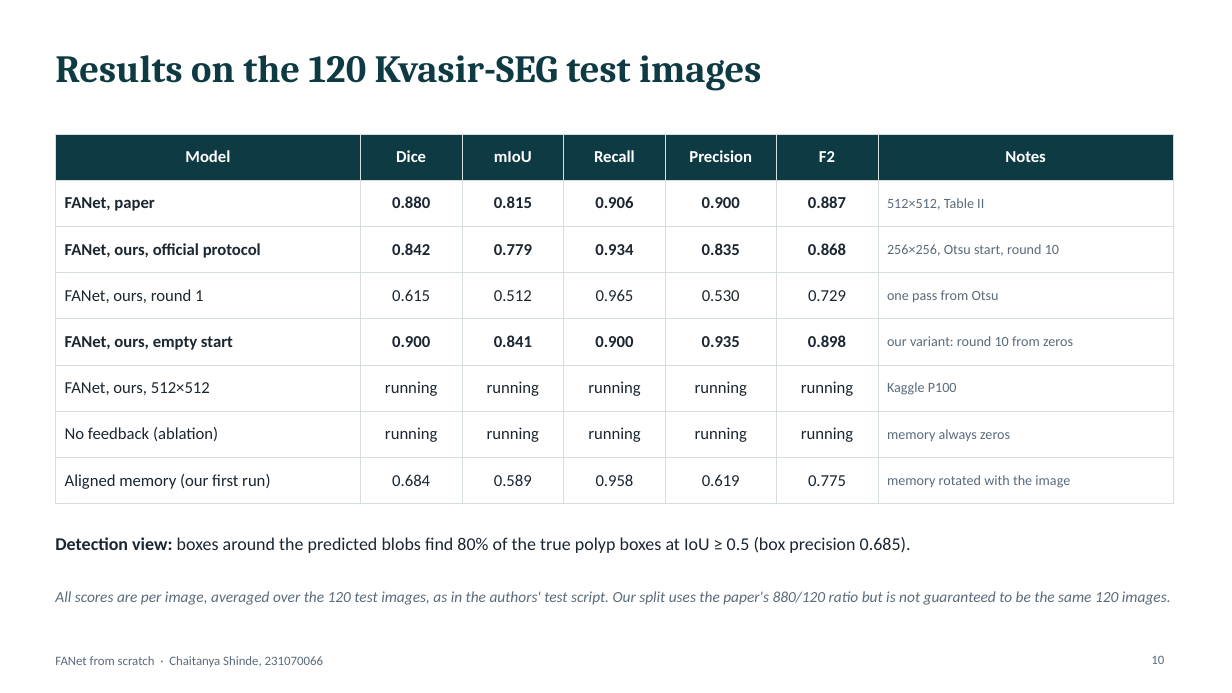
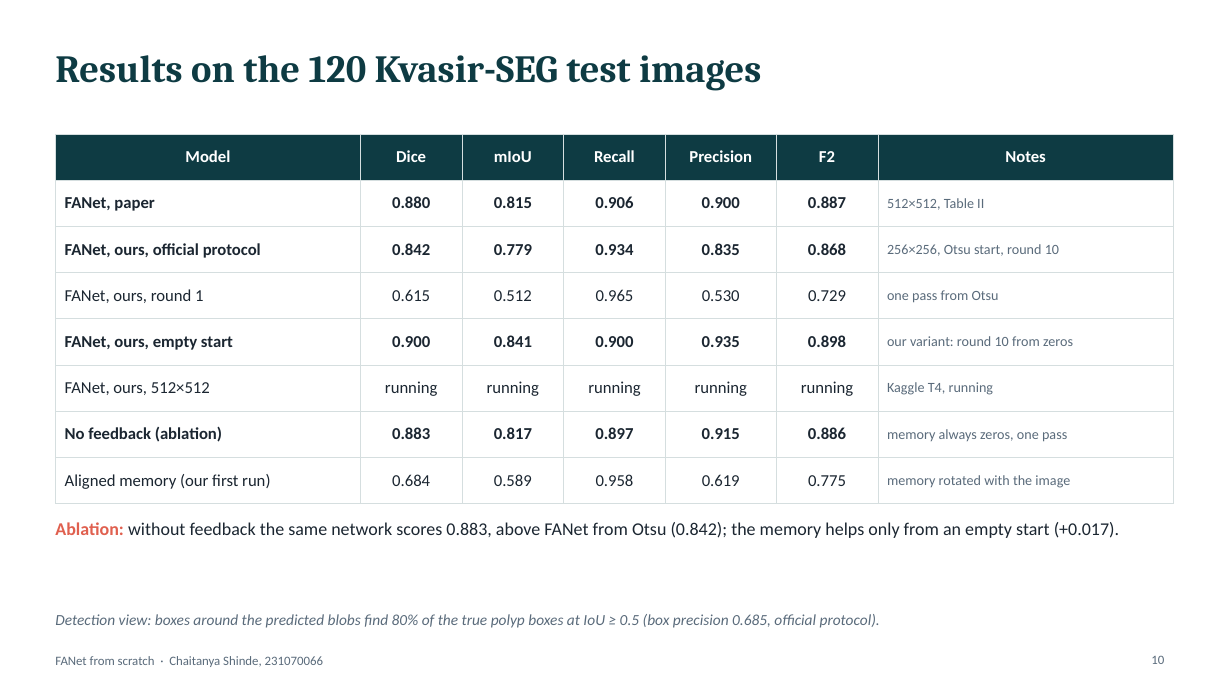
Before and after one commit to Chaitanya-666/DLproject, a slide deck: slide 10 of presentation/FANet_ChaitanyaShinde_231070066.pptx. Drawn at 1232x693 pixels with LibreOffice and Linux fonts; fonts in the diff are those of the drawing. Boxes give left, top, right and bottom in pixels: in the first picture for what was removed or moved away, otherwise in the second. Text is boxed around its words. In the diff, an @@ line names an element or a change of style, - is before the commit and + after.

Commit message:
Deck: ablation row and takeaway on the results slide, honest limits on the conclusion slide

```diff
--- a/presentation/FANet_ChaitanyaShinde_231070066.pptx
+++ b/presentation/FANet_ChaitanyaShinde_231070066.pptx
@@ table at bbox=[55, 134, 1174, 493] @@
-row 6, column 7: Kaggle P100
+row 6, column 7: Kaggle T4, running
-row 7: No feedback (ablation) | running | running | running | running | running | memory always zeros
+row 7: No feedback (ablation) | 0.883 | 0.817 | 0.897 | 0.915 | 0.886 | memory always zeros, one pass
@@ bold on in "No feedback (ablation)" @@
@@ text added at bbox=[55, 522, 1119, 538], 14 pt, text #1B2631 @@
+Ablation: without feedback the same network scores 0.883, above FANet from Otsu (0.842); the memory helps only from an empty start (+0.017).
@@ text removed at bbox=[55, 591, 1171, 605] @@
-All scores are per image, averaged over the 120 test images, as in the authors' test script. Our split uses the paper's 880/120 ratio but is not guaranteed to be the same 120 images.
@@ text at bbox=[55, 614, 880, 628]: text changed; size 14 to 12 pt; text colour #1B2631 to #5A6B7B; italic on @@
-Detection view: boxes around the predicted blobs find 80% of the true polyp boxes at IoU ≥ 0.5 (box precision 0.685).
+Detection view: boxes around the predicted blobs find 80% of the true polyp boxes at IoU ≥ 0.5 (box precision 0.685, official protocol).
```
Also in this commit, not shown: 2 other slides changed, 1 other file.
